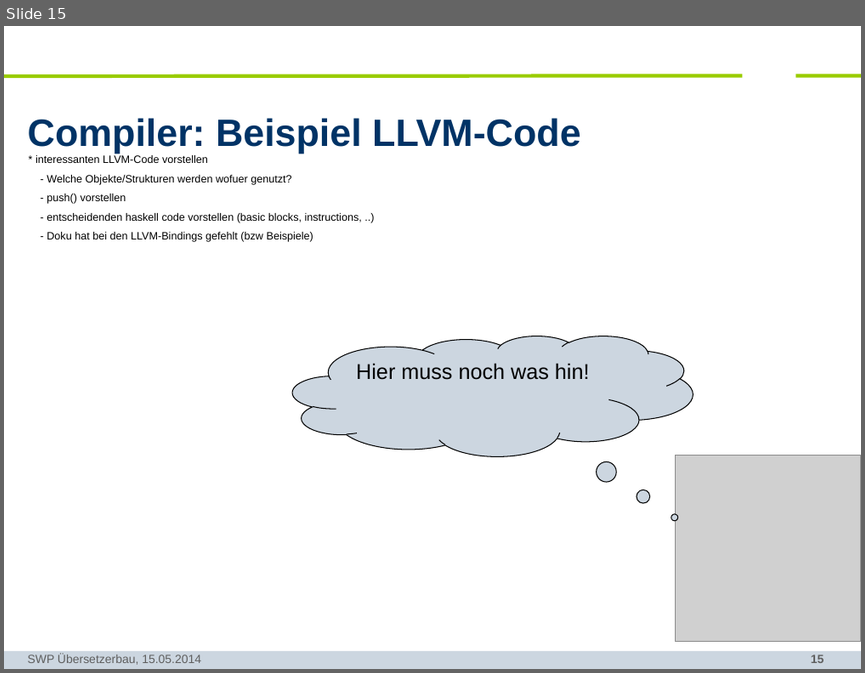
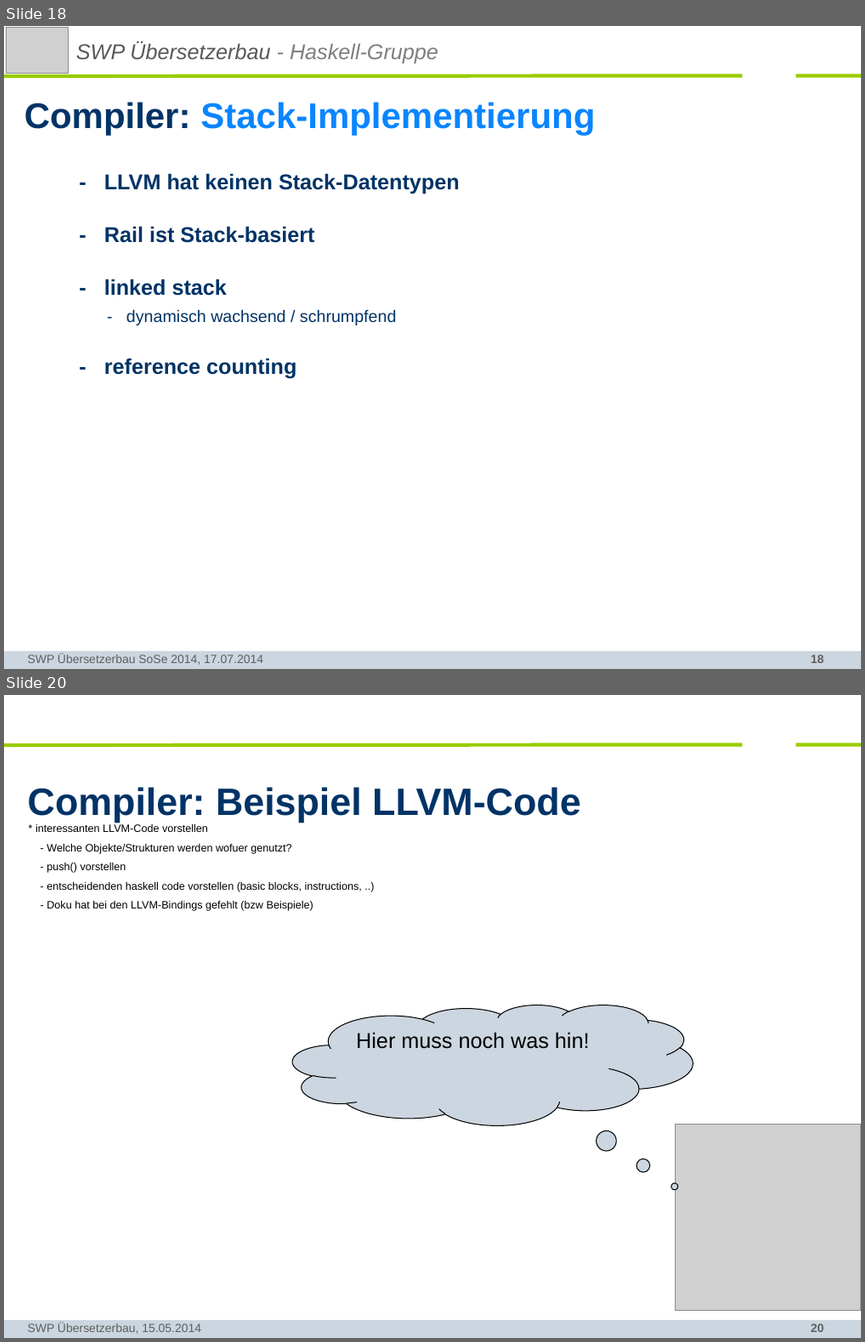
Before and after one commit to SWP-Ubau-SoSe2014-Haskell/SWPSoSe14, a slide deck: documentation/SWPSoSe14MS3.ppt. Shown one above the other, each under a label of ours: slide 15 before the commit, slides 18 and 20 after it; the slides between them are not shown. The pictures are 865x673 and 865x1342 pixels, drawn with LibreOffice and Linux fonts; fonts in the diff are those of the drawing; grey boxes stand for pictures; background and template pictures are left out. Boxes give left, top, right and bottom in pixels: in the first picture for what was removed or moved away, otherwise in the second. Text is boxed around its words. In the diff, an @@ line names an element or a change of style, - is before the commit and + after.

```diff
--- a/documentation/SWPSoSe14MS3.ppt
+++ b/documentation/SWPSoSe14MS3.ppt
@@ slide 18 added at (4, 26, 861, 669), background #FFFFFF; not listed: 4 template elements that a slide beside it also shows @@
@@ picture added at (7, 28, 69, 73) @@
@@ text added at (76, 42, 438, 63), 18 pt, text #595959, italic @@
+SWP Übersetzerbau - Haskell-Gruppe
@@ title added at (24, 102, 595, 136), 30 pt, text #0A85FF, bold @@
+Compiler: Stack-Implementierung
@@ text added at (104, 173, 460, 379), 18 pt, text #003366, bold @@
+- LLVM hat keinen Stack-Datentypen
+- Rail ist Stack-basiert
+- linked stack
+- dynamisch wachsend / schrumpfend
+- reference counting
@@ text added at (28, 653, 263, 664), 10 pt, text #5F5F5F @@
+SWP Übersetzerbau SoSe 2014, 17.07.2014
@@ what was slide 15 is now slide 20 @@
@@ page number at (811, 1323, 824, 1332): text changed @@
-15
+20
```
Also in this commit, not shown: 6 slides changed, 15 other slides added, 3 slides removed.
